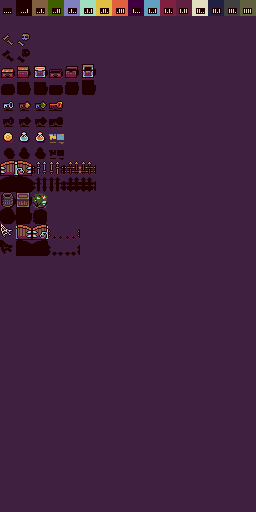
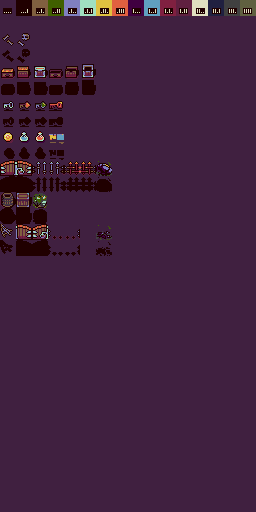
Layer changes from the first 256×512 image to the second:
added layer "boulder_open" (2nd of 2, in "decals" › "doors") in group "doors" over box(96, 225, 112, 256)
added layer "boulder" (2nd of 2, in "decals" › "doors") in group "doors" over box(96, 161, 112, 192)
painted on "web 1" over box(1, 224, 12, 237)
